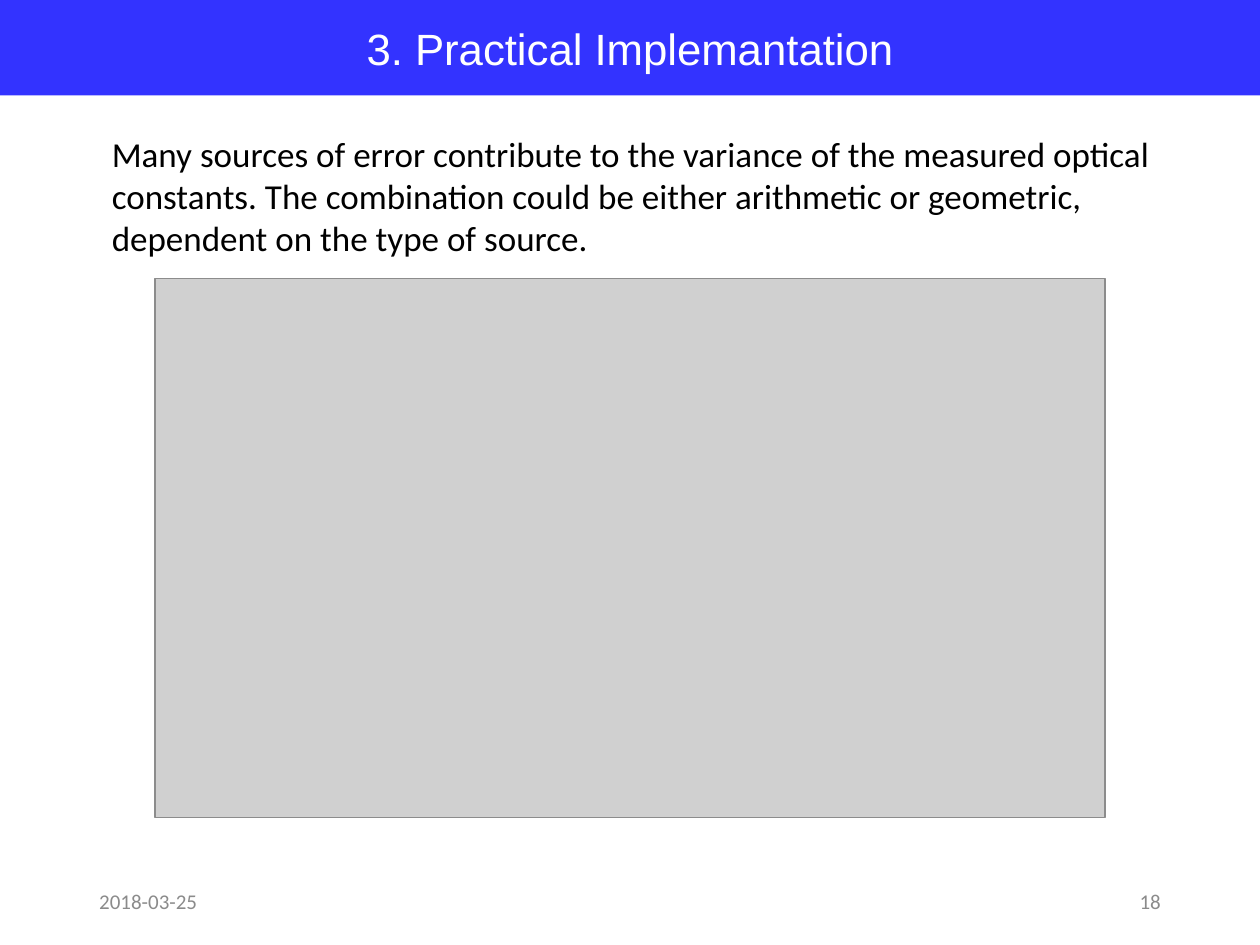
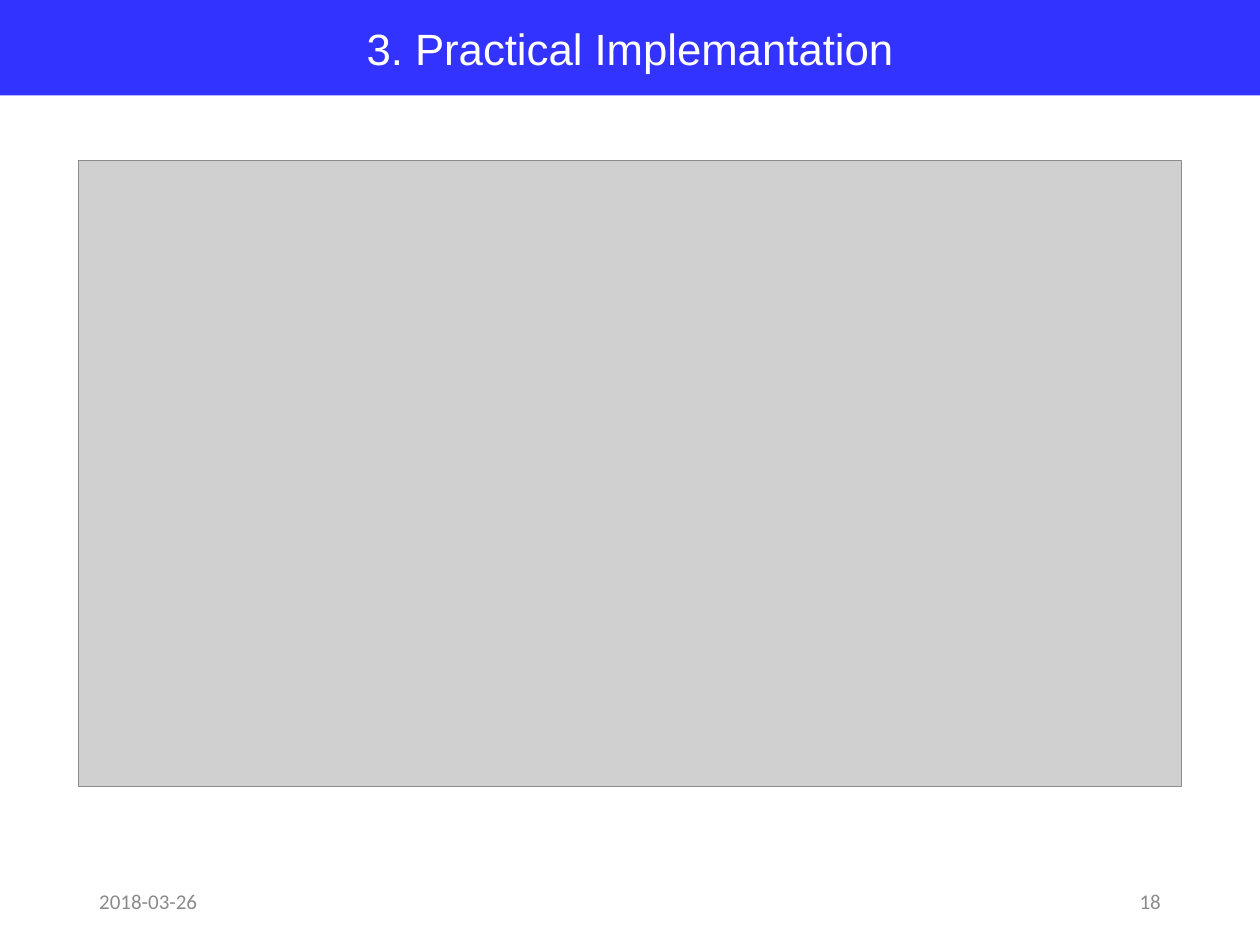
Before and after one commit to jglee96/NBTP_Lab, a slide deck: slide 18 of Terahertz Metrology/Ch4/Terahertz Metrology_Ch4.pptx. Drawn at 1260x945 pixels with LibreOffice and Linux fonts; fonts in the diff are those of the drawing; grey boxes stand for pictures. Boxes give left, top, right and bottom in pixels: in the first picture for what was removed or moved away, otherwise in the second. Text is boxed around its words. In the diff, an @@ line names an element or a change of style, - is before the commit and + after.

```diff
--- a/Terahertz Metrology/Ch4/Terahertz Metrology_Ch4.pptx
+++ b/Terahertz Metrology/Ch4/Terahertz Metrology_Ch4.pptx
@@ text removed at (112, 142, 1149, 257) @@
-Many sources of error contribute to the variance of the measured optical constants. The combination could be either arithmetic or geometric, dependent on the type of source.
@@ picture: place and size @@
-picture at (155, 278, 1105, 818)
+picture at (78, 161, 1181, 788)
@@ text at (99, 895, 197, 909): text changed @@
-2018-03-25
+2018-03-26
```
Also in this commit, not shown: 18 other slides changed, 5 other files.
